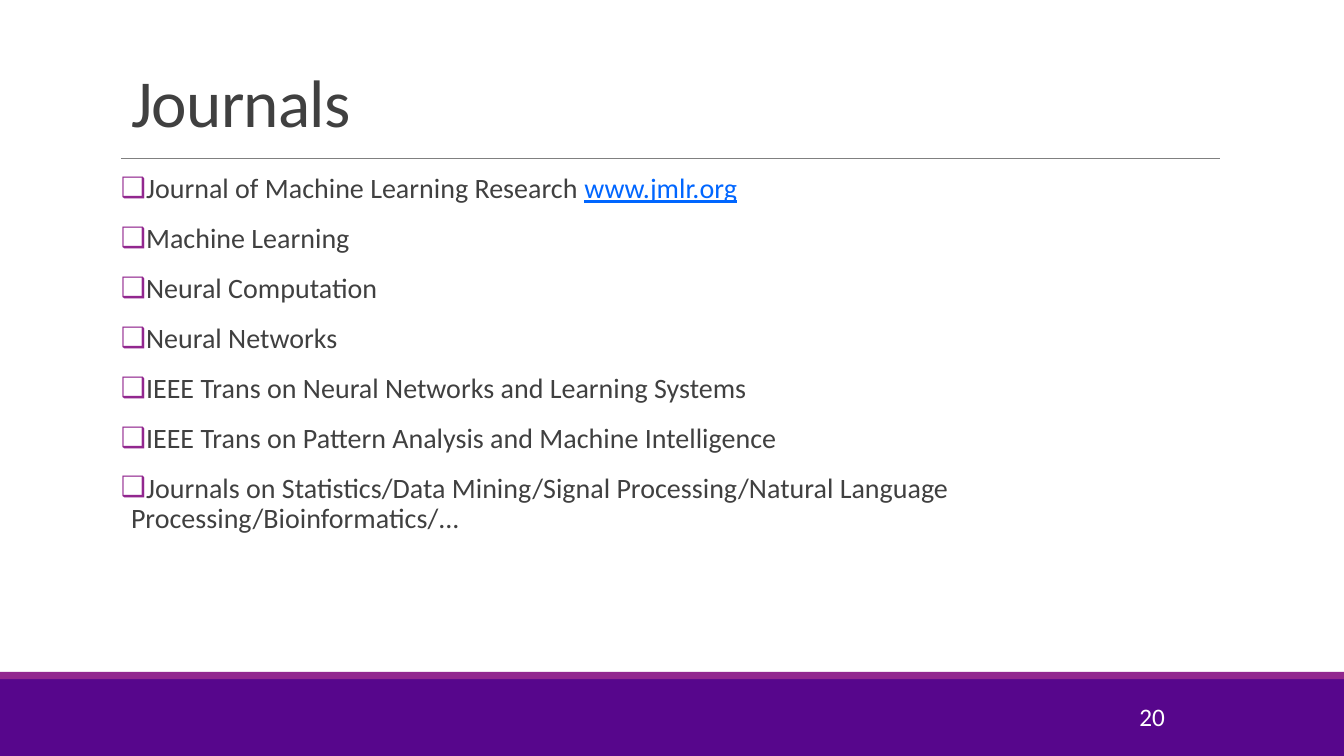
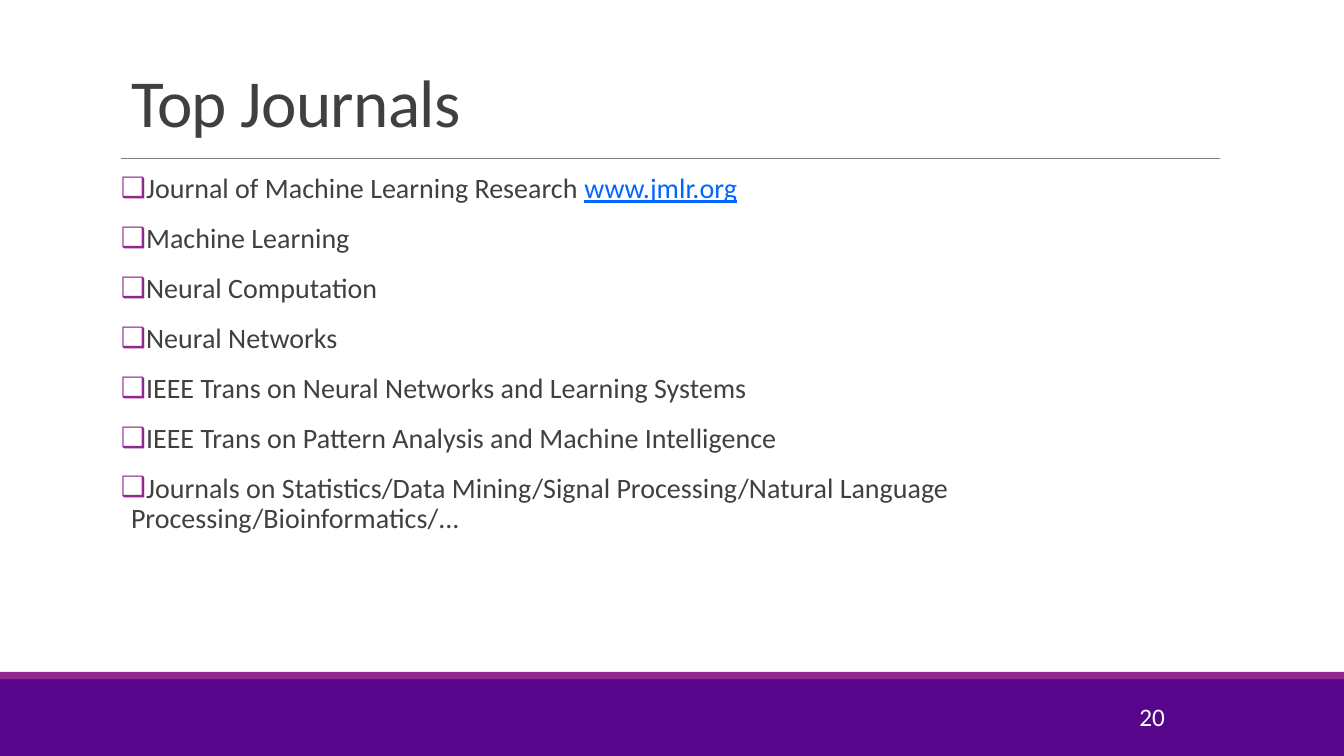
Before and after one commit to joshzzl/introml, a slide deck: slide 20 of lectures/Lect01_IntroML.pptx. Drawn at 1344x756 pixels with LibreOffice and Linux fonts; fonts in the diff are those of the drawing; background and template pictures are left out. Boxes give left, top, right and bottom in pixels: in the first picture for what was removed or moved away, otherwise in the second. Text is boxed around its words. In the diff, an @@ line names an element or a change of style, - is before the commit and + after.

```diff
--- a/lectures/Lect01_IntroML.pptx
+++ b/lectures/Lect01_IntroML.pptx
@@ title at [131,80,461,138]: text changed @@
-Journals
+Top Journals
```
Also in this commit, not shown: 1 other slide changed.
